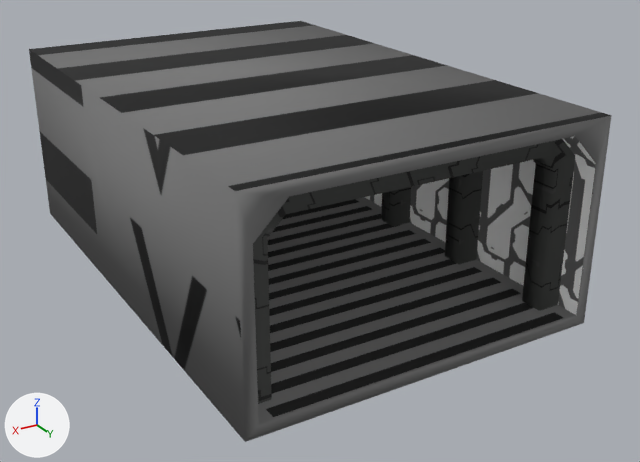
The FBX model GraduationGame unity/3DAssets/040_model/030_sets/BuildingBlogs/Live/BackRoom.fbx: old version first, new version second.
The view is the same before and after, from a camera (50 mm lens) standing at (0.0698, 0.1298, 0.0671) and looking at (-0.0039, 0.007, 0.0057). Lighting does not change. The marker at lower left points along +X, +Y and +Z. Where no turn or scale is listed for an object, it has been applied to the vertices.

The first picture shows 'BackRoom'.
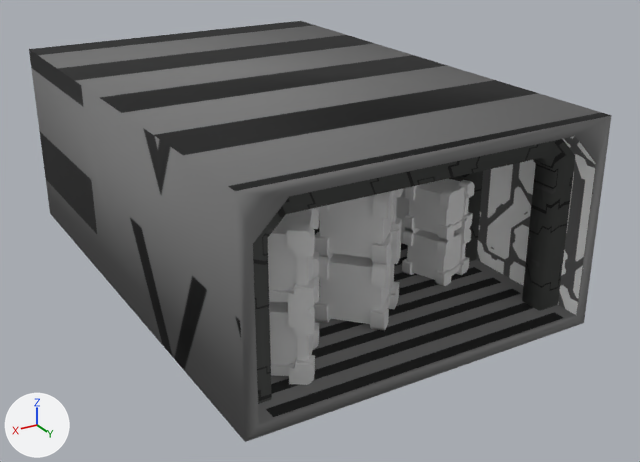
The change, as a diff of the scene's bpy script:
```diff
--- a/GraduationGame unity/3DAssets/040_model/030_sets/BuildingBlogs/Live/BackRoom.fbx.py
+++ b/GraduationGame unity/3DAssets/040_model/030_sets/BuildingBlogs/Live/BackRoom.fbx.py
@@ mat_texture_material @@
+mat_texture_material = principled_material('texture_material')
+mat_texture_material.base_color = (0.757, 0.757, 0.757)  # light grey #e2e2e2
@@ me_layout006 @@
+me_layout006.from_pydata(...)  # 3192 vertices, 3040 faces; spans x -0.0281..0.0268, y -0.0305..0.0409, z 0.0..0.0232
+me_layout006.materials.append(mat_texture_material)  # light grey #e2e2e2
@@ ob_layout006 @@
+ob_layout006 = bpy.data.objects.new('LayOut006', me_layout006)
+ob_layout006.location = (0.0, 0.0, 0.0)
```

Where the change shows, as pixel boxes [x1, y1, x2, y2] in the pictures (640 x 462 px):
'LayOut006', added: after [268, 179, 475, 385]
